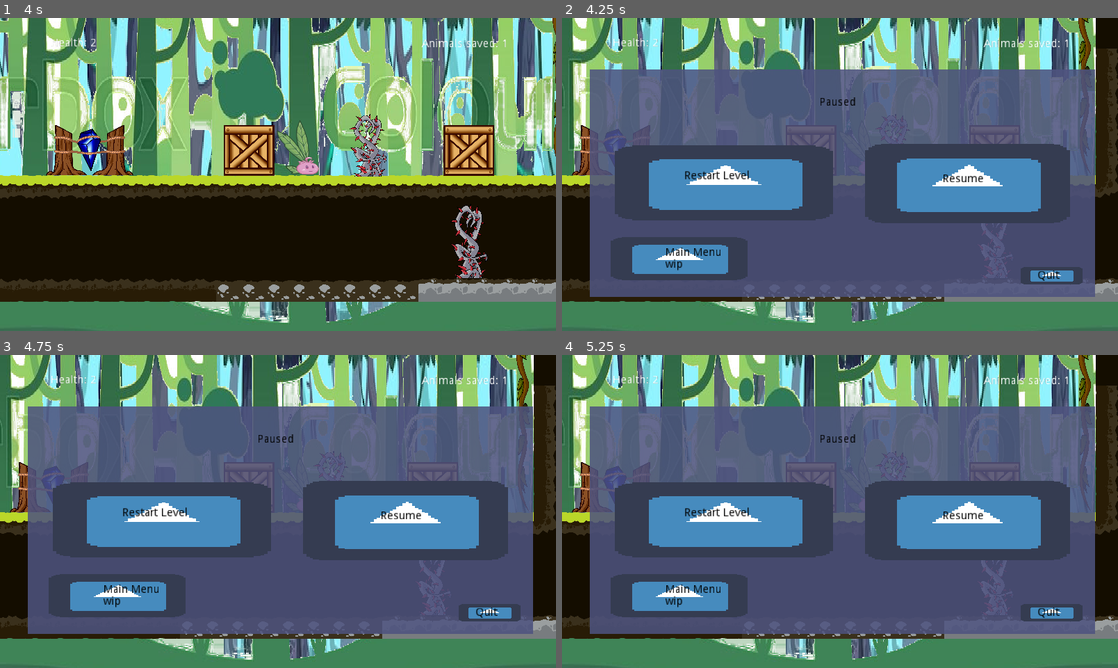
Above: before the commit, frames 1-4 (two rows, left to right).
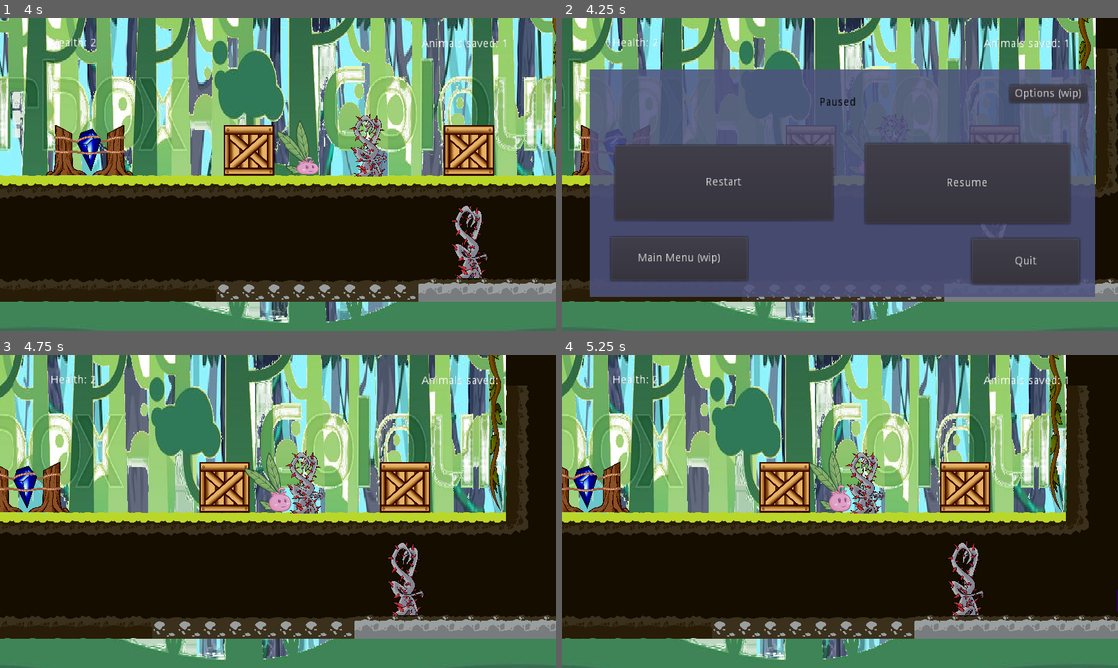
Above: after the commit, the same moments.

Repository: DamianKoch1/OnionsAdventure
Game: Godot game, scene res://Levels/Prototype 0.tscn
Two runs of this game, one before a commit and one after it. Both use one fixed random seed, a clock stepped at 60 frames per second and the inputs below. The engine's default icon, where the game draws it, is replaced by a stand-in: a white triangle on a blue panel in a dark square.
Inputs (mouse positions are in pixels of both pictures, inside the frame that each line leads up to):
- Up to frame 1 (4 s): hold Right (ui_right) 0.53-2.03 s; tap E (push) every 0.75 s from 0.6 to 3.6 s; tap Space (jump) at 0.77, 1.52, 3.02, 3.77 s; hold Left (ui_left) 2.03-2.78 s; hold Right (ui_right) from 2.78 s (still down)
- Up to frame 2 (4.25 s): keep holding Right (ui_right); tap Escape (pause) at 4.15 s
- Up to frame 3 (4.75 s): release Right (ui_right) at 4.25 s; click "Resume" at 4.25 s
- Up to frame 4 (5.25 s): click (678, 596) at 5 s, where only the run before the commit has a clickable "Main Menu wip"

Frame 1 is identical in both runs. In frame 2, 15% of the frame differs, in the area x 8-95%, y 21-86%; in frame 3, 83%; in frame 4, 84%, in the area x 0-100%, y 0-98%.
Error before the commit: Invalid call. Nonexistent function 'get_filename' in base 'Nil'. (res://Objects/Trap/Trap.gd:40)

Commit message:
reworked pause menu

Diff:
--- a/Levels/Level 1.tscn
+++ b/Levels/Level 1.tscn
@@ -100,7 +100,7 @@
 custom_solver_bias = 0.0
 extents = Vector2( 10, 10 )
 
-[node name="Level 1" index="0" instance=ExtResource( 1 )]
+[node name="Level 1" instance=ExtResource( 1 )]
 
 _sections_unfolded = [ "Transform" ]
 
--- a/Levels/LevelTemplate.tscn
+++ b/Levels/LevelTemplate.tscn
@@ -8,7 +8,7 @@
 [ext_resource path="res://Assets/Background/bg placeholder1.png" type="Texture" id=6]
 [ext_resource path="res://Assets/Background/bg placeholder2.png" type="Texture" id=7]
 
-[node name="Node2D" type="Node2D"]
+[node name="Node2D" type="Node2D" index="0"]
 
 [node name="Goal" parent="." index="0" instance=ExtResource( 1 )]
 
--- a/Levels/Prototype 0.tscn
+++ b/Levels/Prototype 0.tscn
@@ -36,7 +36,7 @@
 "points": PoolVector2Array( 0, 0, 0, 0, -80.5574, 170.197, 0, 0, 0, 0, -80.5574, 170.197, 0, 0, 0, 0, -80.5574, 170.197, 0, 0, 0, 0, 93.5848, 168.866, 0, 0, 0, 0, 102.868, 71.1767, 0, 0, 0, 0, -36.7438, 12.451, 0, 0, 0, 0, -147.547, 99.9855, 0, 0, 0, 0, -80.5574, 170.197 )
 }
 
-[node name="Prototype 0" type="Node" index="0"]
+[node name="Prototype 0" type="Node"]
 
 [node name="Goal" parent="." index="0" instance=ExtResource( 1 )]
 
--- a/Menus/PauseMenu.tscn
+++ b/Menus/PauseMenu.tscn
@@ -1,7 +1,6 @@
-[gd_scene load_steps=5 format=2]
+[gd_scene load_steps=4 format=2]
 
 [ext_resource path="res://Menus/PauseMenu.gd" type="Script" id=1]
-[ext_resource path="res://icon.png" type="Texture" id=2]
 
 [sub_resource type="Gradient" id=1]
 
@@ -84,7 +83,7 @@
 override_selected_font_color = false
 _sections_unfolded = [ "BBCode", "Rect", "Visibility" ]
 
-[node name="ResumeButton" type="TextureButton" parent="." index="2"]
+[node name="ResumeButton" type="Button" parent="." index="2"]
 
 anchor_left = 0.0
 anchor_top = 0.0
@@ -105,41 +104,12 @@
 enabled_focus_mode = 2
 shortcut = null
 group = null
-texture_normal = ExtResource( 2 )
-expand = true
+text = "Resume"
+flat = false
+align = 1
 _sections_unfolded = [ "Textures" ]
 
-[node name="RichTextLabel" type="RichTextLabel" parent="ResumeButton" index="0"]
-
-modulate = Color( 0, 0, 0, 1 )
-anchor_left = 0.0
-anchor_top = 0.0
-anchor_right = 0.0
-anchor_bottom = 0.0
-margin_left = 98.0
-margin_top = 38.0
-margin_right = 166.0
-margin_bottom = 58.0
-rect_pivot_offset = Vector2( 0, 0 )
-rect_clip_content = true
-mouse_filter = 0
-mouse_default_cursor_shape = 0
-size_flags_horizontal = 1
-size_flags_vertical = 1
-bbcode_enabled = false
-bbcode_text = ""
-visible_characters = -1
-percent_visible = 1.0
-meta_underlined = true
-tab_size = 4
-text = "Resume"
-scroll_active = true
-scroll_following = false
-selection_enabled = false
-override_selected_font_color = false
-_sections_unfolded = [ "BBCode", "Rect", "Visibility" ]
-
-[node name="MainMenuButton" type="TextureButton" parent="." index="3"]
+[node name="MainMenuButton" type="Button" parent="." index="3"]
 
 anchor_left = 0.0
 anchor_top = 0.0
@@ -160,41 +130,12 @@
 enabled_focus_mode = 2
 shortcut = null
 group = null
-texture_normal = ExtResource( 2 )
-expand = true
+text = "Main Menu (wip)"
+flat = false
+align = 1
 _sections_unfolded = [ "Textures" ]
 
-[node name="RichTextLabel2" type="RichTextLabel" parent="MainMenuButton" index="0"]
-
-modulate = Color( 0, 0, 0, 1 )
-anchor_left = 0.0
-anchor_top = 0.0
-anchor_right = 0.0
-anchor_bottom = 0.0
-margin_left = 69.0
-margin_top = 13.0
-margin_right = 163.0
-margin_bottom = 45.0
-rect_pivot_offset = Vector2( 0, 0 )
-rect_clip_content = true
-mouse_filter = 0
-mouse_default_cursor_shape = 0
-size_flags_horizontal = 1
-size_flags_vertical = 1
-bbcode_enabled = false
-bbcode_text = ""
-visible_characters = -1
-percent_visible = 1.0
-meta_underlined = true
-tab_size = 4
-text = "Main Menu wip"
-scroll_active = true
-scroll_following = false
-selection_enabled = false
-override_selected_font_color = false
-_sections_unfolded = [ "BBCode", "Rect", "Visibility" ]
-
-[node name="RestartButton" type="TextureButton" parent="." index="4"]
+[node name="RestartButton" type="Button" parent="." index="4"]
 
 anchor_left = 0.0
 anchor_top = 0.0
@@ -215,49 +156,20 @@
 enabled_focus_mode = 2
 shortcut = null
 group = null
-texture_normal = ExtResource( 2 )
-expand = true
+text = "Restart"
+flat = false
+align = 1
 _sections_unfolded = [ "Textures" ]
 
-[node name="RichTextLabel3" type="RichTextLabel" parent="RestartButton" index="0"]
-
-modulate = Color( 0, 0, 0, 1 )
-anchor_left = 0.0
-anchor_top = 0.0
-anchor_right = 0.0
-anchor_bottom = 0.0
-margin_left = 88.0
-margin_top = 32.0
-margin_right = 187.0
-margin_bottom = 71.0
-rect_pivot_offset = Vector2( 0, 0 )
-rect_clip_content = true
-mouse_filter = 0
-mouse_default_cursor_shape = 0
-size_flags_horizontal = 1
-size_flags_vertical = 1
-bbcode_enabled = false
-bbcode_text = ""
-visible_characters = -1
-percent_visible = 1.0
-meta_underlined = true
-tab_size = 4
-text = "Restart Level"
-scroll_active = true
-scroll_following = false
-selection_enabled = false
-override_selected_font_color = false
-_sections_unfolded = [ "BBCode", "Rect", "Visibility" ]
-
-[node name="QuitButton" type="TextureButton" parent="." index="5"]
-
-anchor_left = 0.0
-anchor_top = 0.0
-anchor_right = 0.0
-anchor_bottom = 0.0
-margin_left = 229.0
-margin_top = 117.0
-margin_right = 307.0
+[node name="QuitButton" type="Button" parent="." index="5"]
+
+anchor_left = 0.0
+anchor_top = 0.0
+anchor_right = 0.0
+anchor_bottom = 0.0
+margin_left = 167.0
+margin_top = 81.0
+margin_right = 303.0
 margin_bottom = 139.0
 rect_pivot_offset = Vector2( 0, 0 )
 rect_clip_content = false
@@ -270,39 +182,36 @@
 enabled_focus_mode = 2
 shortcut = null
 group = null
-texture_normal = ExtResource( 2 )
-expand = true
-_sections_unfolded = [ "Textures" ]
-
-[node name="RichTextLabel4" type="RichTextLabel" parent="QuitButton" index="0"]
-
-modulate = Color( 0, 0, 0, 1 )
-anchor_left = 0.0
-anchor_top = 0.0
-anchor_right = 0.0
-anchor_bottom = 0.0
-margin_left = 21.0
-margin_top = 4.0
-margin_right = 90.0
-margin_bottom = 43.0
-rect_pivot_offset = Vector2( 0, 0 )
-rect_clip_content = true
-mouse_filter = 0
-mouse_default_cursor_shape = 0
-size_flags_horizontal = 1
-size_flags_vertical = 1
-bbcode_enabled = false
-bbcode_text = ""
-visible_characters = -1
-percent_visible = 1.0
-meta_underlined = true
-tab_size = 4
 text = "Quit"
-scroll_active = true
-scroll_following = false
-selection_enabled = false
-override_selected_font_color = false
-_sections_unfolded = [ "BBCode", "Rect", "Visibility" ]
+flat = false
+align = 1
+_sections_unfolded = [ "Size Flags", "Textures" ]
+
+[node name="OptionsButton" type="Button" parent="." index="6"]
+
+anchor_left = 0.0
+anchor_top = 0.0
+anchor_right = 0.0
+anchor_bottom = 0.0
+margin_left = 215.0
+margin_top = -113.0
+margin_right = 312.0
+margin_bottom = -91.0
+rect_pivot_offset = Vector2( 0, 0 )
+rect_clip_content = false
+focus_mode = 2
+mouse_filter = 0
+mouse_default_cursor_shape = 0
+size_flags_horizontal = 1
+size_flags_vertical = 1
+toggle_mode = false
+enabled_focus_mode = 2
+shortcut = null
+group = null
+text = "Options (wip)"
+flat = false
+align = 1
+_sections_unfolded = [ "Size Flags", "Textures" ]
 
 [connection signal="pressed" from="ResumeButton" to="." method="_on_ResumeButton_pressed"]
 
@@ -311,3 +220,5 @@
 [connection signal="pressed" from="RestartButton" to="." method="_on_RestartButton_pressed"]
 
 [connection signal="pressed" from="QuitButton" to="." method="_on_QuitButton_pressed"]
+
+[connection signal="pressed" from="OptionsButton" to="." method="_on_QuitButton_pressed"]
--- a/Objects/Box/Box.gd
+++ b/Objects/Box/Box.gd
@@ -11,8 +11,7 @@
 onready var damageCD = 0
 
 func _ready():
-	if startpos == null:
-		startpos = global_position
+	getpos()
 
 func getpos():
 		startpos = global_position
--- a/Objects/Trap/Trap.gd
+++ b/Objects/Trap/Trap.gd
@@ -37,11 +37,12 @@
 
 func open():
 	triggerCD = 1
-	if obj.get_filename() == boxPacked.get_path() && player.health >= 1:
-		var box = boxPacked.instance()
-		get_tree().get_root().add_child(box)
-		box.global_position = obj.startpos
-		box.getpos()
+	if obj != null:
+		if obj.get_filename() == boxPacked.get_path() && player.health >= 1:
+			var box = boxPacked.instance()
+			get_tree().get_root().add_child(box)
+			box.global_position = obj.startpos
+			box.getpos()
 	$AnimationPlayer.play("Open")
 	snappedBody.disabled = true
 	triggered = false
